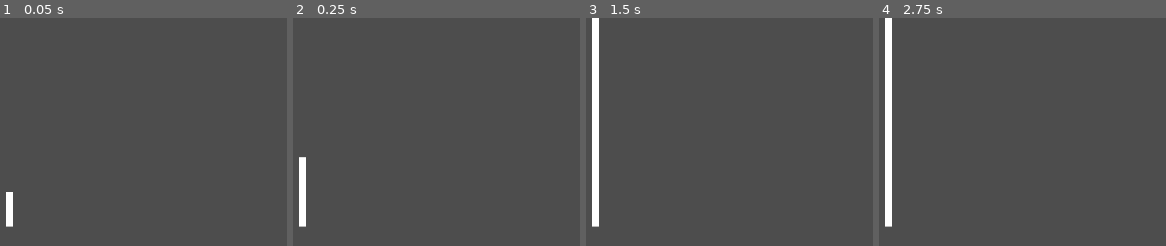
Above: before the commit, frames 1-4 (left to right).
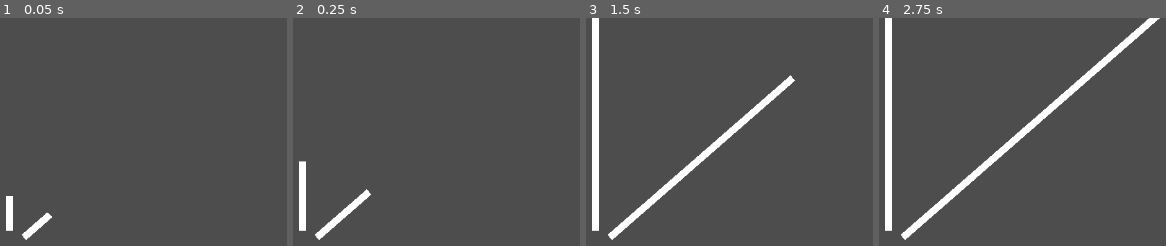
Above: after the commit, the same moments.

Repository: LiveFromZero/slimemind-fork
Game: Godot game, scene res://main.tscn
Same seed, same stepped clock (60 frames per second), same inputs: the game is played once before the commit and once after it.
Inputs:
- Up to frame 1 (0.05 s): no input
- Up to frame 2 (0.25 s): no input
- Up to frame 3 (1.5 s): no input
- Up to frame 4 (2.75 s): no input

The runs differ from the first frame. In frame 1, 0.5% of the frame differs, in the area x 2-19%, y 76-98%; in frame 2, 0.9%; in frame 3, 2.8%; in frame 4, 3.9%, in the area x 2-98%, y 0-98%.

Commit message:
func: Arm grows in the direction it is placed

Diff:
--- a/main.tscn
+++ b/main.tscn
@@ -7,4 +7,8 @@
 [node name="Camera2D" type="Camera2D" parent="."]
 
 [node name="ArmSegment" parent="." instance=ExtResource("1_ig7tw")]
-position = Vector2(0, -50)
+position = Vector2(0, -44)
+
+[node name="ArmSegment2" parent="." instance=ExtResource("1_ig7tw")]
+position = Vector2(41, -25)
+rotation = 0.85346603
--- a/scripts/arm_segment.gd
+++ b/scripts/arm_segment.gd
@@ -25,6 +25,4 @@
 	get_parent().add_child(new_segment)
 
 	new_segment.global_transform = attachment_point.global_transform
-
-	# 6. Transformation zuweisen -> Platzierung am Ankerpunkt
-	new_segment.position += Vector2(0, -50)
+	new_segment.global_position += new_segment.global_transform.y * -50
